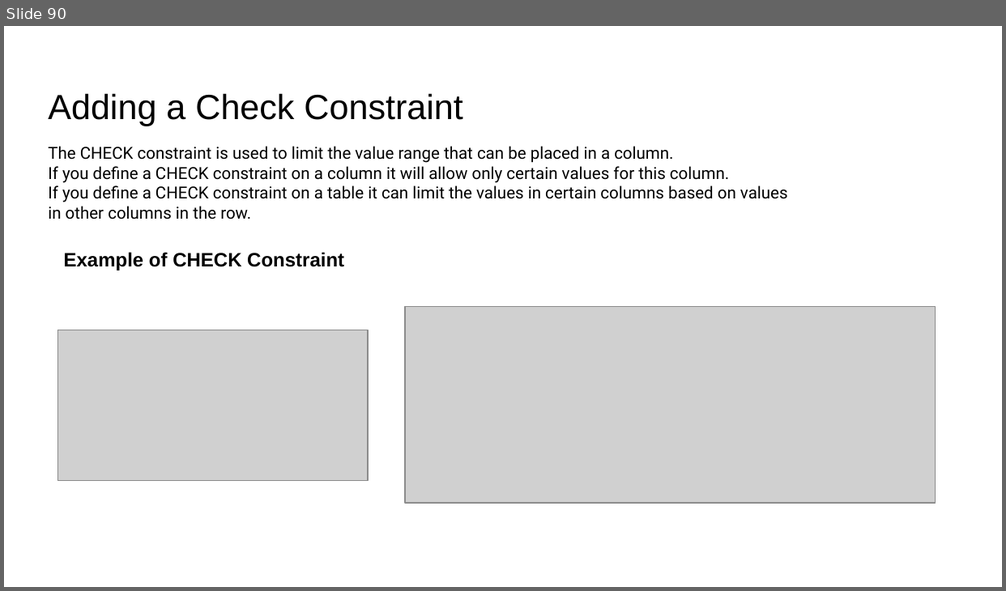
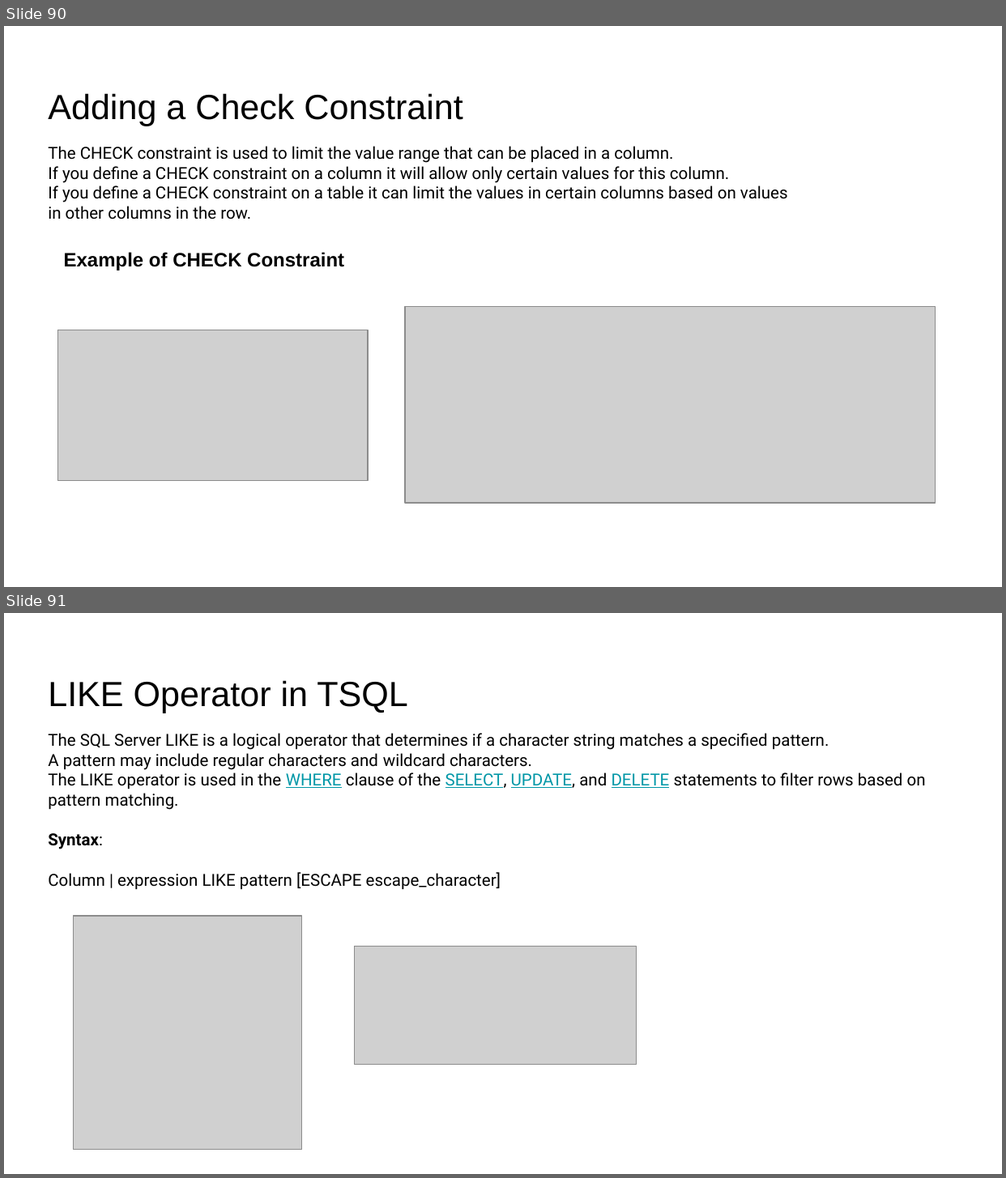
Before and after one commit to imcuteani/Azure_Big_Data_Training, a slide deck: IIHT-Capgemini Big Data Azure Training-Slide.pptx. Shown one above the other, each under a label of ours: slide 90 before the commit, slides 90 and 91 after it. The pictures are 1006x591 and 1006x1178 pixels, drawn with LibreOffice and Linux fonts; fonts in the diff are those of the drawing; grey boxes stand for pictures. Boxes give left, top, right and bottom in pixels: in the first picture for what was removed or moved away, otherwise in the second. Text is boxed around its words. In the diff, an @@ line names an element or a change of style, - is before the commit and + after.

```diff
--- a/IIHT-Capgemini Big Data Azure Training-Slide.pptx
+++ b/IIHT-Capgemini Big Data Azure Training-Slide.pptx
@@ slide 91 added at (x1=4, y1=613, x2=1002, y2=1174), background #FFFFFF @@
@@ title added at (x1=48, y1=680, x2=408, y2=713), 25.2 pt, text #000000 @@
+LIKE Operator in TSQL
@@ text added at (x1=48, y1=733, x2=926, y2=890), 12 pt, text #000000 @@
+The SQL Server LIKE is a logical operator that determines if a character string matches a specified pattern.
+A pattern may include regular characters and wildcard characters.
+The LIKE operator is used in the WHERE clause of the SELECT, UPDATE, and DELETE statements to filter rows based on
+pattern matching.
+Syntax:
+Column | expression LIKE pattern [ESCAPE escape_character]
@@ picture added at (x1=74, y1=917, x2=302, y2=1150) @@
@@ picture added at (x1=354, y1=946, x2=636, y2=1065) @@
```
Also in this commit, not shown: 4 other slides added, 9 other files.
